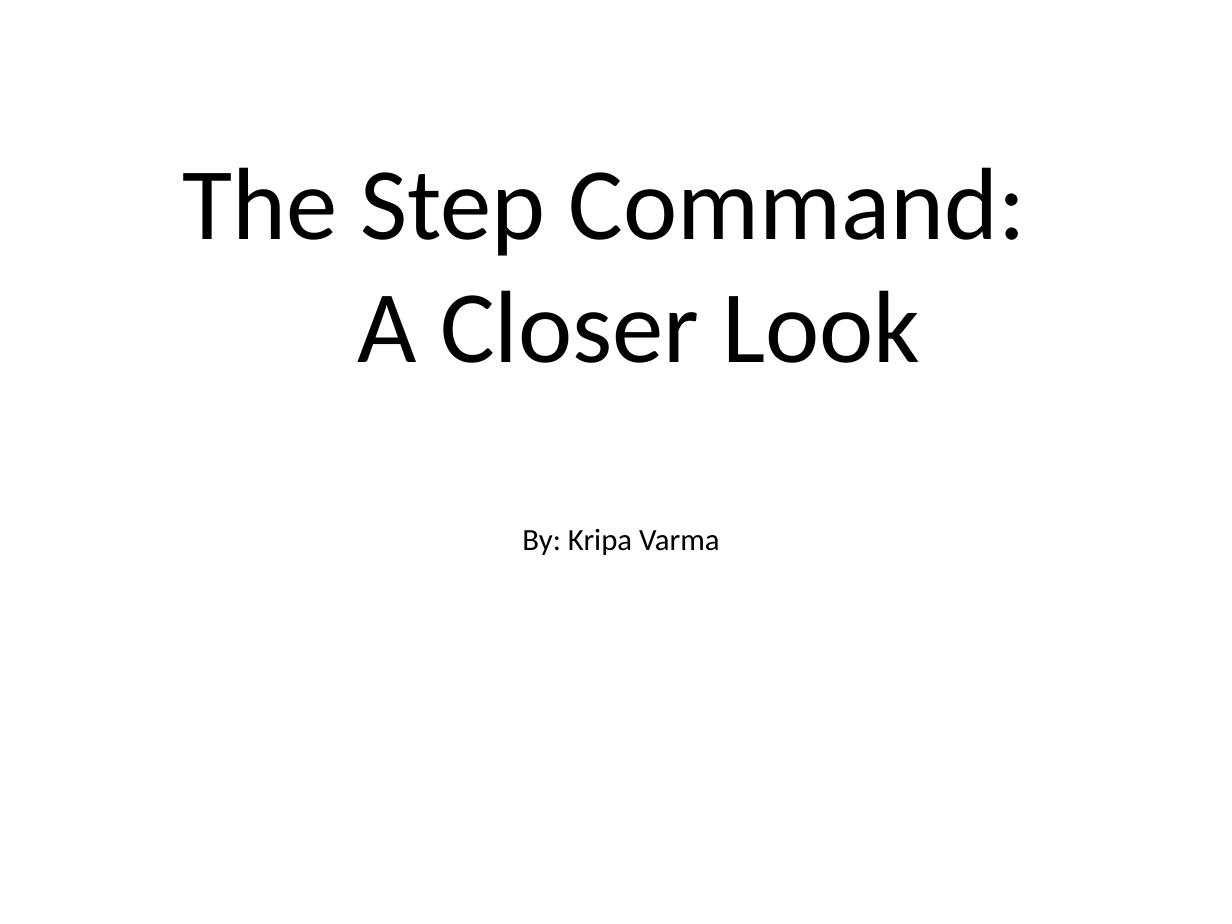
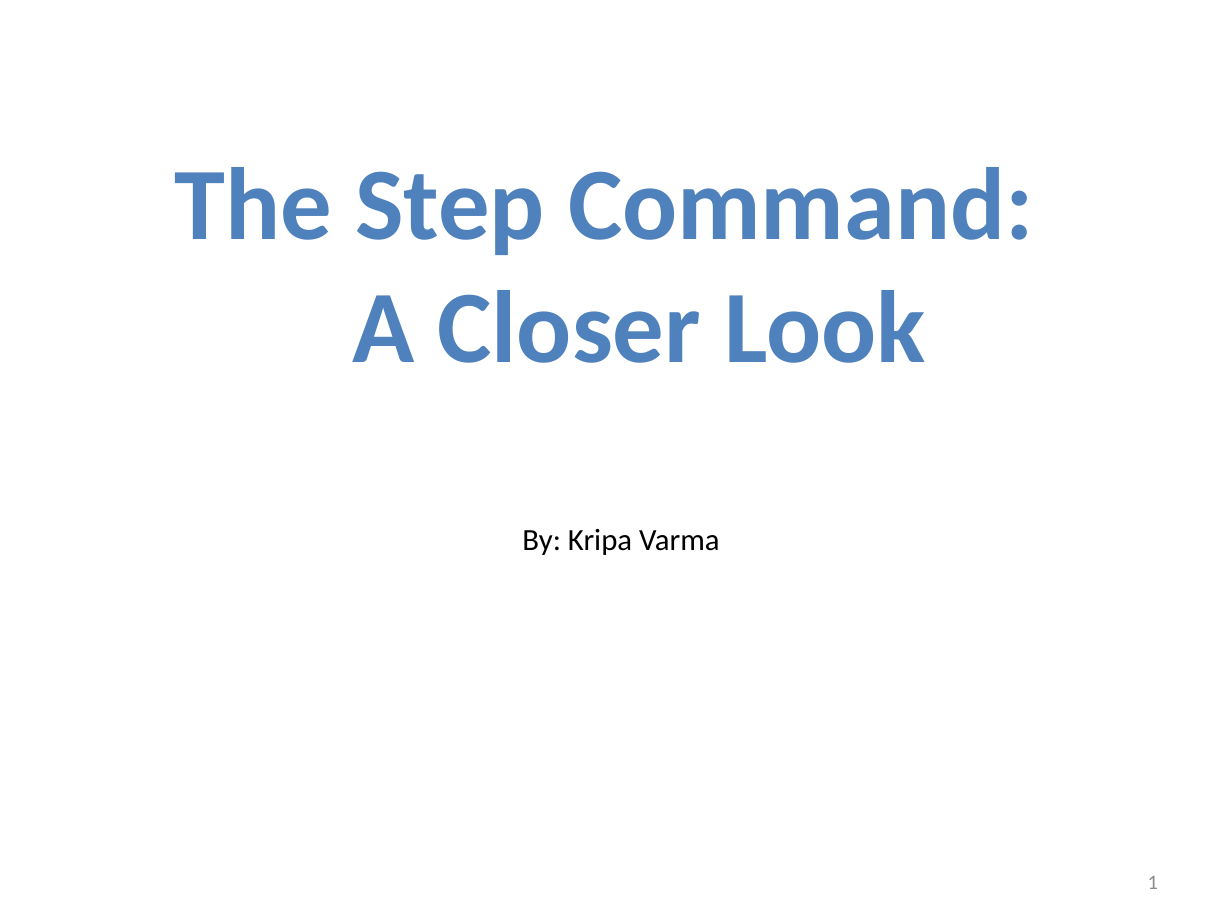
Before and after one commit to kripa15/EmbFW_HW, a slide deck: slide 1 of ThesisReport/StepCommand_ReportPresentation.pptx. Drawn at 1232x924 pixels with LibreOffice and Linux fonts; fonts in the diff are those of the drawing. Boxes give left, top, right and bottom in pixels: in the first picture for what was removed or moved away, otherwise in the second. Text is boxed around its words. In the diff, an @@ line names an element or a change of style, - is before the commit and + after.

```diff
--- a/ThesisReport/StepCommand_ReportPresentation.pptx
+++ b/ThesisReport/StepCommand_ReportPresentation.pptx
@@ title "The Step Command: A Closer ..." at (175, 167, 1033, 363): text colour #000000 to #4F81BD, bold on @@
@@ page number added at (1148, 876, 1158, 889), 12 pt, text #8C8C8C @@
+1
```
Also in this commit, not shown: 10 other slides changed, 11 slides added, 6 slides removed.
